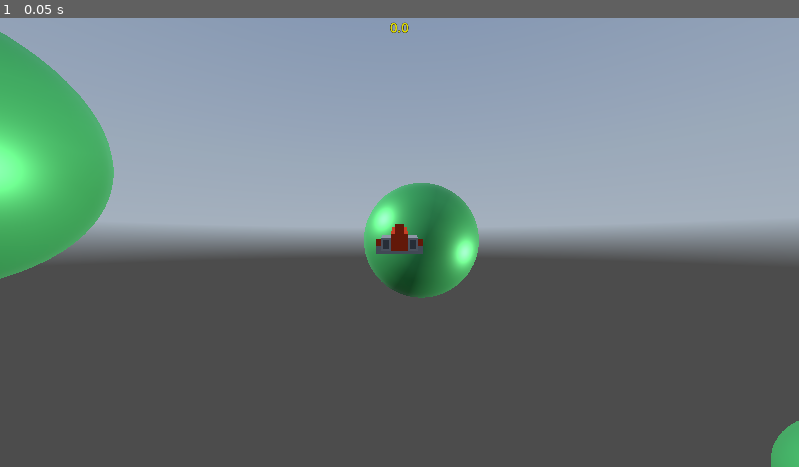
Above: before the commit, frame 1.
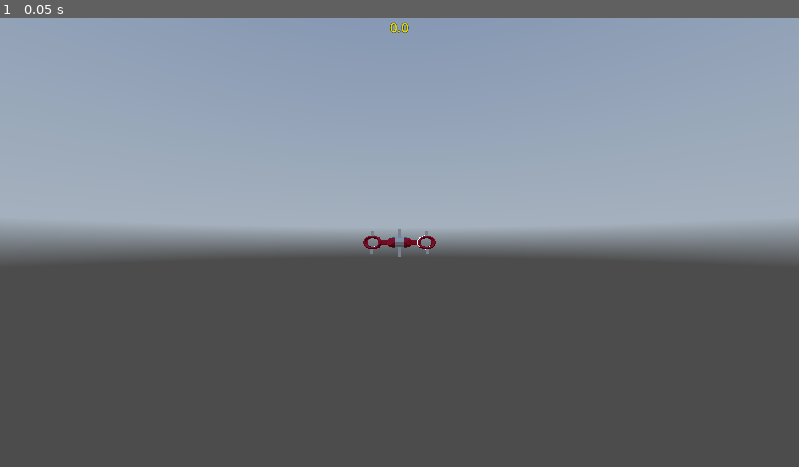
Above: after the commit, the same moment.

Repository: quarkscodes/slingspace
Game: Godot game, scene res://game.tscn
The game is run twice, just before and just after one commit, with the same random seed, the same clock (stepped at 60 frames per second) and the same inputs. A sky picture missing from this copy of the repository is replaced by a grey-blue gradient.
Inputs:
- Up to frame 1 (0.05 s): no input

The runs differ from the first frame. In frame 1, 8.5% of the frame differs, in the area x 0-100%, y 3-100%.

Commit message:
replaced kenney model with my own and made adjustments for flight feel

Diff:
--- a/game.tscn
+++ b/game.tscn
@@ -60,24 +60,11 @@
 top_level = true
 
 [node name="Planetoid" parent="." unique_id=444904648 instance=ExtResource("2_e2o6t")]
-transform = Transform3D(1, 0, 0, 0, 1, 0, 0, 0, 1, 48, 5, -664)
+transform = Transform3D(1, 0, 0, 0, 1, 0, 0, 0, 1, -6545, 0, 0)
 
-[node name="Planetoid2" parent="." unique_id=1293030986 instance=ExtResource("2_e2o6t")]
-transform = Transform3D(1, 0, 0, 0, 1, 0, 0, 0, 1, 734, 5, 801)
-
-[node name="Planetoid3" parent="." unique_id=1035642784 instance=ExtResource("2_e2o6t")]
-transform = Transform3D(1, 0, 0, 0, 1, 0, 0, 0, 1, 734, -388, -415)
-
-[node name="Planetoid4" parent="." unique_id=133349014 instance=ExtResource("2_e2o6t")]
-transform = Transform3D(1, 0, 0, 0, 1, 0, 0, 0, 1, -430, 83, -256)
-
-[node name="DirectionalLight3D" type="DirectionalLight3D" parent="." unique_id=448933925]
-transform = Transform3D(0, 0.5, -0.86602545, 0, 0.86602545, 0.5, 1, 0, 0, -115, 27, 26)
-
-[node name="DirectionalLight3D2" type="DirectionalLight3D" parent="." unique_id=2013794904]
-transform = Transform3D(-4.222196e-08, 0.25881904, 0.9659258, 1.131334e-08, 0.9659258, -0.25881904, -1, 0, -4.371139e-08, 57.26613, -10, 0)
-
-[editable path="Planetoid"]
-[editable path="Planetoid2"]
-[editable path="Planetoid3"]
-[editable path="Planetoid4"]
+[node name="OmniLight3D" type="OmniLight3D" parent="." unique_id=857339247]
+transform = Transform3D(1, 0, 0, 0, 1, 0, 0, 0, 1, -800, 314, -4531)
+light_energy = 10.0
+light_volumetric_fog_energy = 0.0
+omni_range = 30000.0
+omni_attenuation = 0.0
--- a/planetoid/planetoid.tscn
+++ b/planetoid/planetoid.tscn
@@ -7,19 +7,14 @@
 
 [sub_resource type="SphereMesh" id="SphereMesh_tq031"]
 material = SubResource("StandardMaterial3D_d6oqj")
-radius = 128.0
-height = 256.0
+radius = 3000.0
+height = 6000.0
 
 [sub_resource type="SphereShape3D" id="SphereShape3D_d6oqj"]
-radius = 128.0
+radius = 3000.0
 
 [sub_resource type="SphereShape3D" id="SphereShape3D_tq031"]
-radius = 256.0
-
-[sub_resource type="FogMaterial" id="FogMaterial_d6oqj"]
-density = 0.005
-albedo = Color(0.85761696, 0.33472353, 0.63056266, 1)
-edge_fade = 0.5
+radius = 6000.0
 
 [node name="Planetoid" type="StaticBody3D" unique_id=444904648]
 
@@ -34,15 +29,10 @@
 collision_layer = 0
 gravity_space_override = 1
 gravity_point = true
-gravity_point_unit_distance = 128.0
+gravity_point_unit_distance = 3000.0
 gravity_point_center = Vector3(0, 0, 0)
 gravity_direction = Vector3(0, 0, 0)
-gravity = 1.0
+gravity = 2.0
 
 [node name="CollisionShape3D" type="CollisionShape3D" parent="Area3D" unique_id=1494585527]
 shape = SubResource("SphereShape3D_tq031")
-
-[node name="FogVolume" type="FogVolume" parent="Area3D/CollisionShape3D" unique_id=1184031655]
-size = Vector3(512, 512, 512)
-shape = 0
-material = SubResource("FogMaterial_d6oqj")
--- a/player/camera_pivot.gd
+++ b/player/camera_pivot.gd
@@ -3,7 +3,7 @@
 @export var input_response = 0.6
 @export var interpolation_weight = 3.0
 
-@onready var player = %Player
+@onready var player: RigidBody3D = %Player
 
 
 func _process(delta: float) -> void:
--- a/player/camera_pivot.tscn
+++ b/player/camera_pivot.tscn
@@ -6,7 +6,8 @@
 script = ExtResource("1_kum30")
 
 [node name="SpringArm3D" type="SpringArm3D" parent="." unique_id=1423577158]
+spring_length = 2.0
 
 [node name="Camera3D" type="Camera3D" parent="SpringArm3D" unique_id=846433666]
 unique_name_in_owner = true
-transform = Transform3D(1, 0, 0, 0, 1, 0, 0, 0, 1, 0, 0, 1)
+transform = Transform3D(1, 0, 0, 0, 1, 0, 0, 0, 1, 0, 0, 2)
--- a/player/craft_racer.tscn
+++ b/player/craft_racer.tscn
@@ -1,14 +1,8 @@
 [gd_scene format=3 uid="uid://6wpgvph63yee"]
 
-[ext_resource type="PackedScene" uid="uid://dqjbj10oqx45a" path="res://player/craft_racer.glb" id="1_yalxy"]
+[ext_resource type="PackedScene" uid="uid://c7t0ne7bptadn" path="res://player/ship.gltf" id="1_wjgon"]
 
-[sub_resource type="StandardMaterial3D" id="StandardMaterial3D_yalxy"]
-albedo_color = Color(1, 0.28235295, 0.1254902, 1)
-metallic = 0.6
-metallic_specular = 0.6
+[node name="Node3D" type="Node3D" unique_id=510183996]
 
-[node name="Racer" unique_id=1531933609 instance=ExtResource("1_yalxy")]
-
-[node name="craft_racer" parent="." index="0" unique_id=1046953371]
-transform = Transform3D(1, 0, 0, 0, 1, 0, 0, 0, 1, 0, -0.3, 0)
-surface_material_override/3 = SubResource("StandardMaterial3D_yalxy")
+[node name="blockbench_export" parent="." unique_id=251278534 instance=ExtResource("1_wjgon")]
+transform = Transform3D(4, 0, 0, 0, 4, 0, 0, 0, 4, 0, 0, 0)
--- a/player/player.gd
+++ b/player/player.gd
@@ -2,9 +2,9 @@
 
 @export var drag_factor = 0.001
 @export var max_speed = 200.0
-@export var acceleration = 0.03
+@export var acceleration = 0.05
 @export var brake_strength = 0.98
-@export var input_response = 0.25
+@export var input_response = 0.4
 
 @onready var speed_display: Label = %SpeedDisplay
 
@@ -40,8 +40,8 @@
 	speed_display.text = str(snapped(current_speed, 0.1))
 
 	#Code below applies some drag - not sure if will be used in the end
-	#if current_speed > 0:
-		#var drag = -state.linear_velocity.normalized() * current_speed * current_speed * drag_factor
-		#state.linear_velocity += drag
+	if current_speed > 0:
+		var drag = -state.linear_velocity.normalized() * current_speed * current_speed * drag_factor
+		state.linear_velocity += drag
 
 	move_and_collide(state.linear_velocity)
--- a/player/player.tscn
+++ b/player/player.tscn
@@ -3,15 +3,14 @@
 [ext_resource type="PackedScene" uid="uid://6wpgvph63yee" path="res://player/craft_racer.tscn" id="1_oul6g"]
 [ext_resource type="Script" uid="uid://6vv0sd4sfplg" path="res://player/player.gd" id="1_rkbax"]
 
-[sub_resource type="ConvexPolygonShape3D" id="ConvexPolygonShape3D_rkbax"]
-points = PackedVector3Array(0.6, 0.5, 1, -0.5, -0.3, -1.1, 0.5, 0.25, -1.1, -0.6, 0.5, 1, 0.6, -0.3, 1, -0.5, 0.25, -1.1, -0.6, -0.3, 1, 0.5, -0.3, -1.1, -0.6, 0.5, 0, 0.6, 0.5, 0)
+[sub_resource type="CapsuleShape3D" id="CapsuleShape3D_rkbax"]
 
 [node name="Player" type="RigidBody3D" unique_id=556098890]
 script = ExtResource("1_rkbax")
 
-[node name="CollisionShape3D" type="CollisionShape3D" parent="." unique_id=887165245]
-transform = Transform3D(0.125, 0, 0, 0, 0.125, 0, 0, 0, 0.125, 0, 0, 0)
-shape = SubResource("ConvexPolygonShape3D_rkbax")
-
 [node name="Racer" parent="." unique_id=1531933609 instance=ExtResource("1_oul6g")]
 transform = Transform3D(0.125, 0, 0, 0, 0.125, 0, 0, 0, 0.125, 0, 0, 0)
+
+[node name="CollisionShape3D" type="CollisionShape3D" parent="." unique_id=307535698]
+transform = Transform3D(1.7145055188062947e-17, -0.28, 0, 0.28, 1.7145055188062947e-17, 0, 0, 0, 0.28, 0, 0, 0)
+shape = SubResource("CapsuleShape3D_rkbax")
--- a/project.godot
+++ b/project.godot
@@ -12,7 +12,7 @@
 
 config/name="Slingspace"
 run/main_scene="uid://1c0xqfa3myv1"
-config/features=PackedStringArray("4.6", "Forward Plus")
+config/features=PackedStringArray("4.6", "Double Precision", "Forward Plus")
 config/icon="res://icon.svg"
 
 [display]
Binary file removed: player/craft_racer.glb
Not shown, added: player/ship.gltf
Not shown, changed: player/ship.gltf.import
Binary file added: player/ship_0.png
Not shown, added: player/ship_0.png.import
Binary file added: player/ship_1.png
Not shown, added: player/ship_1.png.import
Binary file added: player/ship_2.png
Not shown, added: player/ship_2.png.import
Binary file added: player/ship_3.png
Not shown, added: player/ship_3.png.import
Binary file added: player/ship_4.png
(and 5 more such lines)
